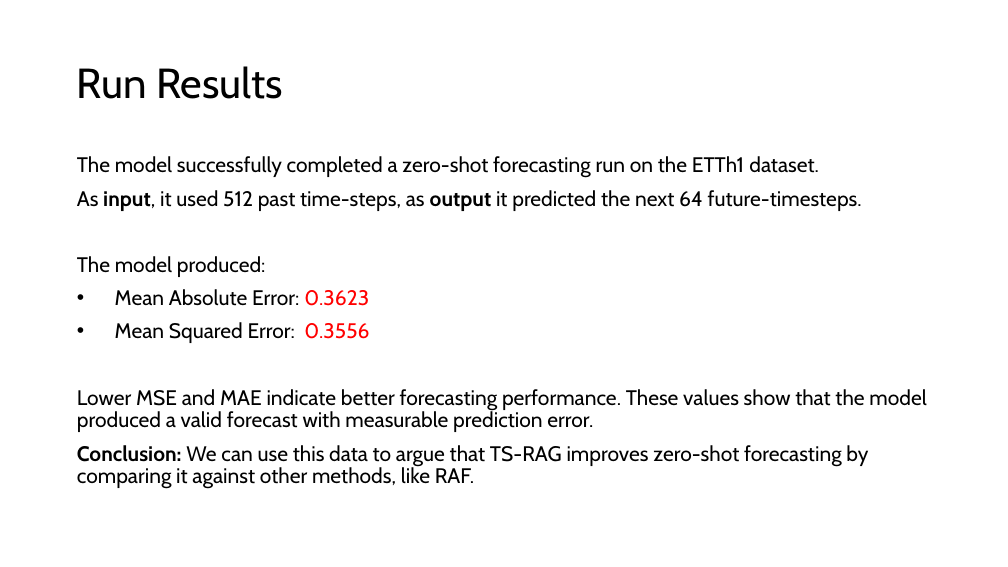
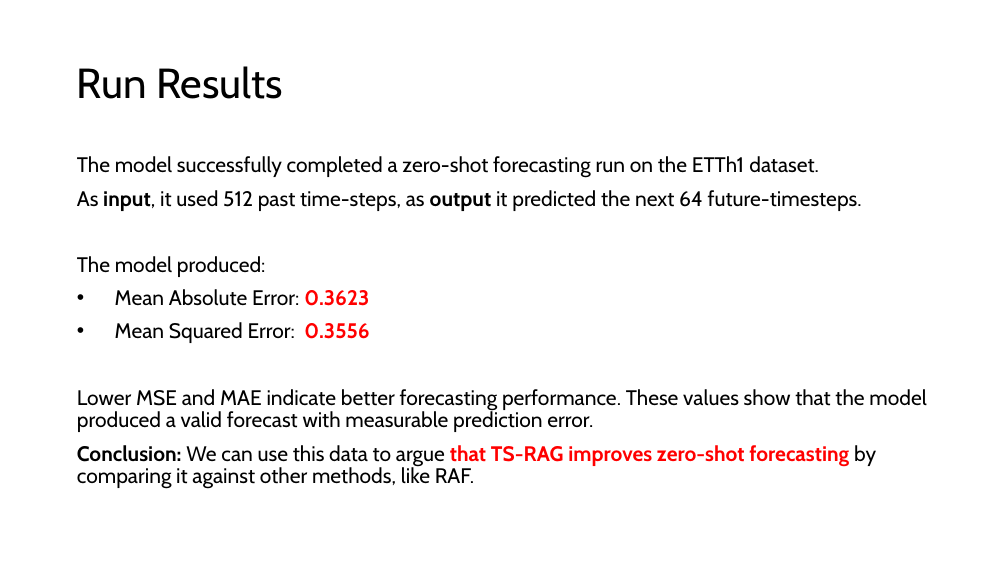
Before and after one commit to ZGRochelleDev/intelligent-systems-code-Review, a slide deck: slide 10 of deliverables/code-review-presentation.pptx. Drawn at 1008x567 pixels with LibreOffice and Linux fonts; fonts in the diff are those of the drawing. Boxes give left, top, right and bottom in pixels: in the first picture for what was removed or moved away, otherwise in the second. Text is boxed around its words. In the diff, an @@ line names an element or a change of style, - is before the commit and + after.

```diff
--- a/deliverables/code-review-presentation.pptx
+++ b/deliverables/code-review-presentation.pptx
@@ text at (x1=77, y1=289, x2=876, y2=489): bold on in "0.3623", "0.3556", "that TS-RAG improves zero-shot forecasting"; text colour #000000 to #FF0000 in "that TS-RAG improves zero-shot forecasting" @@
```
Also in this commit, not shown: 4 other slides changed, 2 other files.
